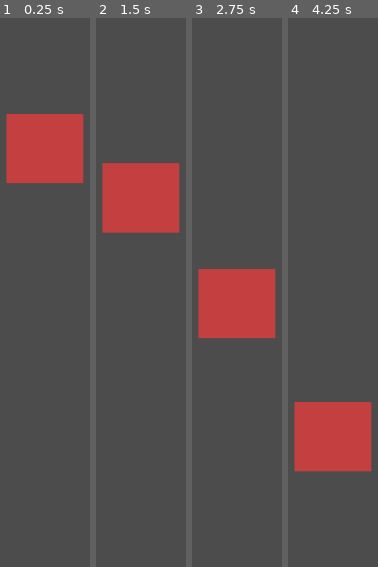
Above: before the commit, frames 1-4 (left to right).
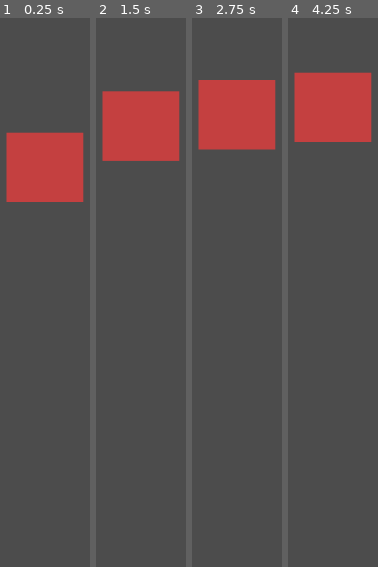
Above: after the commit, the same moments.

Repository: arthurnog/MicRunner
Game: Godot game, scene res://scenes/cursor.tscn
Two runs of this game, one before a commit and one after it. Both use one fixed random seed, a clock stepped at 60 frames per second and the inputs below.
Inputs (mouse positions are in pixels of both pictures, inside the frame that each line leads up to):
- Up to frame 1 (0.25 s): no input
- Up to frame 2 (1.5 s): tap Enter at 0.5 s; move the mouse to (140, 144) at 0.52 s; hold Up (ui_up) 0.53-1.28 s; click (140, 144) at 0.67 s; move the mouse to (outside the picture) at 1.27 s; hold Down (ui_down) from 1.28 s (still down)
- Up to frame 3 (2.75 s): move the mouse to (outside the picture) at 2.02 s; release Down (ui_down) at 2.03 s; hold Up (ui_up) from 2.03 s (still down)
- Up to frame 4 (4.25 s): move the mouse to (309, 325) at 2.77 s; click (309, 325) at 2.92 s; move the mouse to (outside the picture) at 3.52 s; release Up (ui_up) at 3.53 s; hold Down (ui_down) from 3.53 s (still down)

The runs differ from the first frame. In frame 1, 6.0% of the frame differs, in the area x 6-94%, y 17-34%; in frame 2, 22%, in the area x 6-94%, y 13-40%; in frame 3, 22%; in frame 4, 22%.

Commit message:
implementado movimento não amortecido

Diff:
--- a/humingRunner/scripts/cursorPhysics.gd
+++ b/humingRunner/scripts/cursorPhysics.gd
@@ -29,14 +29,14 @@
 	elif Input.is_action_pressed("ui_down"):
 		position.y += speed
 	else:
-		if position.y < 620:
+		if position.y < 640:
 			vel.y += grav*delta
 			motion = vel*delta
 
-		elif position.y > 620:
+		elif position.y > 640:
 			vel.y -= grav*delta
 			motion = vel*delta
-		else:
+		elif position.y == 640:
 			vel.y = 0
 			motion.y = 0
 	position += motion
